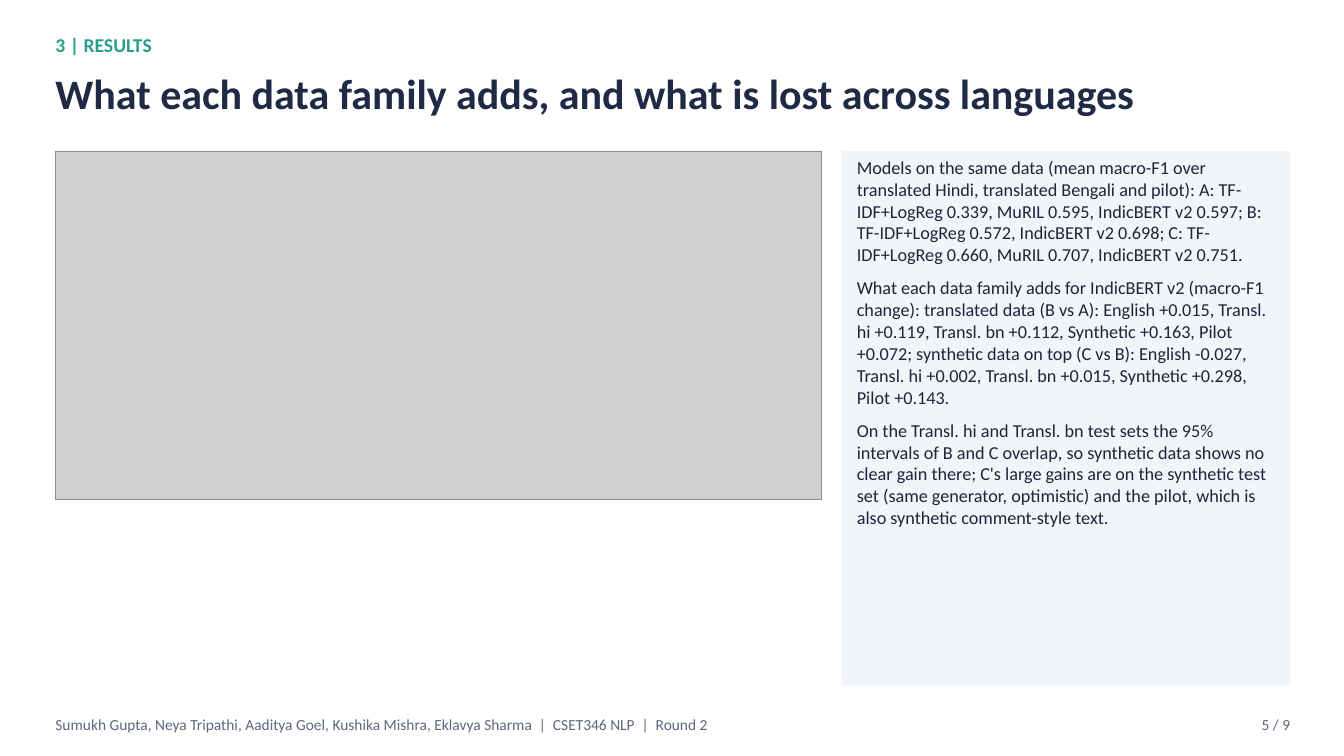
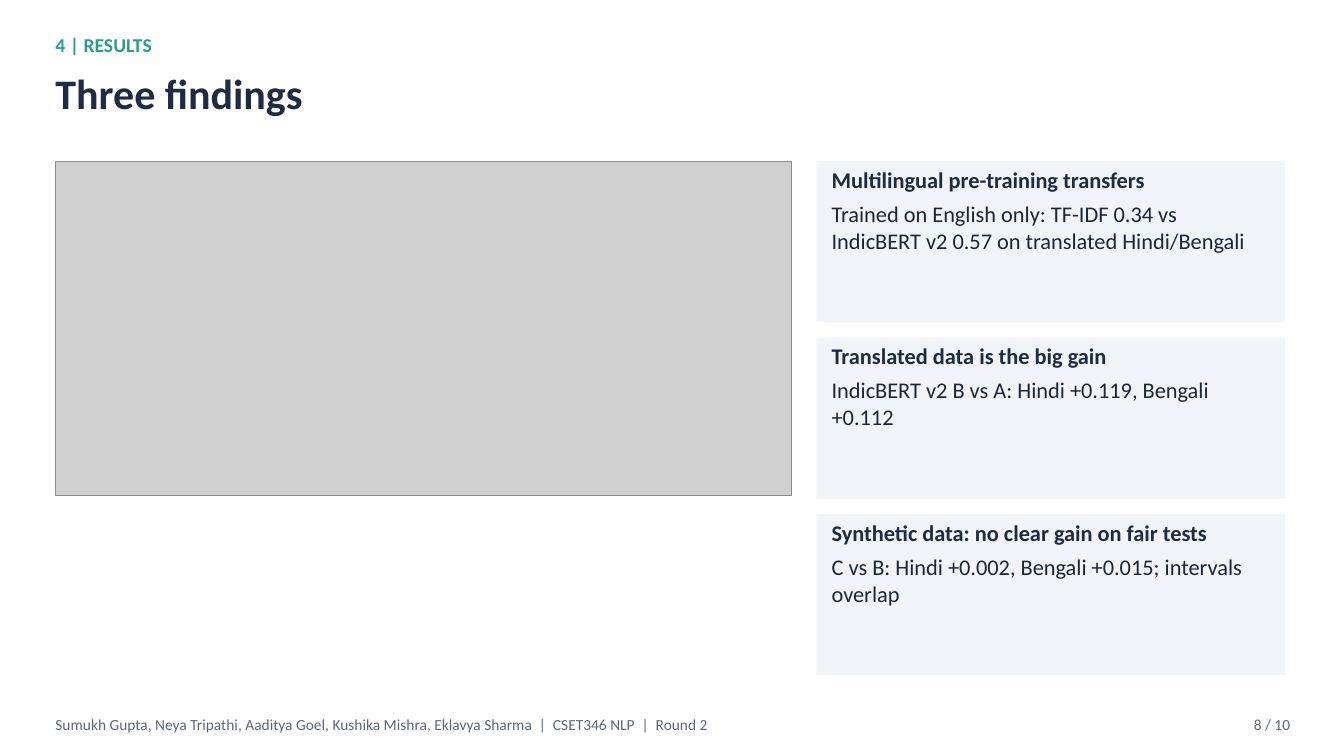
Before and after one commit to sumukh-dgaf/indic-climate-stance, a slide deck: slide 8 of outputs/Round2_Deck.pptx (slide 5 before the commit). Drawn at 1344x756 pixels with LibreOffice and Linux fonts; fonts in the diff are those of the drawing; grey boxes stand for pictures. Boxes give left, top, right and bottom in pixels: in the first picture for what was removed or moved away, otherwise in the second. Text is boxed around its words. In the diff, an @@ line names an element or a change of style, - is before the commit and + after.

```diff
--- a/outputs/Round2_Deck.pptx
+++ b/outputs/Round2_Deck.pptx
@@ text at (x1=55, y1=39, x2=152, y2=52): text changed @@
-3 | RESULTS
+4 | RESULTS
@@ text at (x1=55, y1=79, x2=303, y2=116): text changed @@
-What each data family adds, and what is lost across languages
+Three findings
@@ picture resized from (x1=55, y1=151, x2=822, y2=499) to (x1=55, y1=161, x2=791, y2=496) @@
@@ rectangle "Multilingual pre-training transfers" resized from (x1=842, y1=151, x2=1291, y2=686) to (x1=817, y1=161, x2=1286, y2=323) @@
@@ text in rectangle at (x1=832, y1=172, x2=1244, y2=253): text changed; size 13 to 16 pt @@
-Models on the same data (mean macro-F1 over translated Hindi, translated Bengali and pilot): A: TF-IDF+LogReg 0.339, MuRIL 0.595, IndicBERT v2 0.597; B: TF-IDF+LogReg 0.572, IndicBERT v2 0.698; C: TF-IDF+LogReg 0.660, MuRIL 0.707, IndicBERT v2 0.751.
-What each data family adds for IndicBERT v2 (macro-F1 change): translated data (B vs A): English +0.015, Transl. hi +0.119, Transl. bn +0.112, Synthetic +0.163, Pilot +0.072; synthetic data on top (C vs B): English -0.027, Transl. hi +0.002, Transl. bn +0.015, Synthetic +0.298, Pilot +0.143.
-On the Transl. hi and Transl. bn test sets the 95% intervals of B and C overlap, so synthetic data shows no clear gain there; C's large gains are on the synthetic test set (same generator, optimistic) and the pilot, which is also synthetic comment-style text.
+Multilingual pre-training transfers
+Trained on English only: TF-IDF 0.34 vs IndicBERT v2 0.57 on translated Hindi/Bengali
@@ rectangle added at (x1=817, y1=338, x2=1286, y2=499), fill #F1F4F8, 16 pt, text #1B263B @@
+Translated data is the big gain
+IndicBERT v2 B vs A: Hindi +0.119, Bengali +0.112
@@ rectangle added at (x1=817, y1=514, x2=1286, y2=676), fill #F1F4F8, 16 pt, text #1B263B @@
+Synthetic data: no clear gain on fair tests
+C vs B: Hindi +0.002, Bengali +0.015; intervals overlap
@@ text at (x1=1254, y1=719, x2=1290, y2=730): text changed @@
-5 / 9
+8 / 10
```
Also in this commit, not shown: 6 other slides changed, 3 slides added, 2 slides removed, 2 other files.
